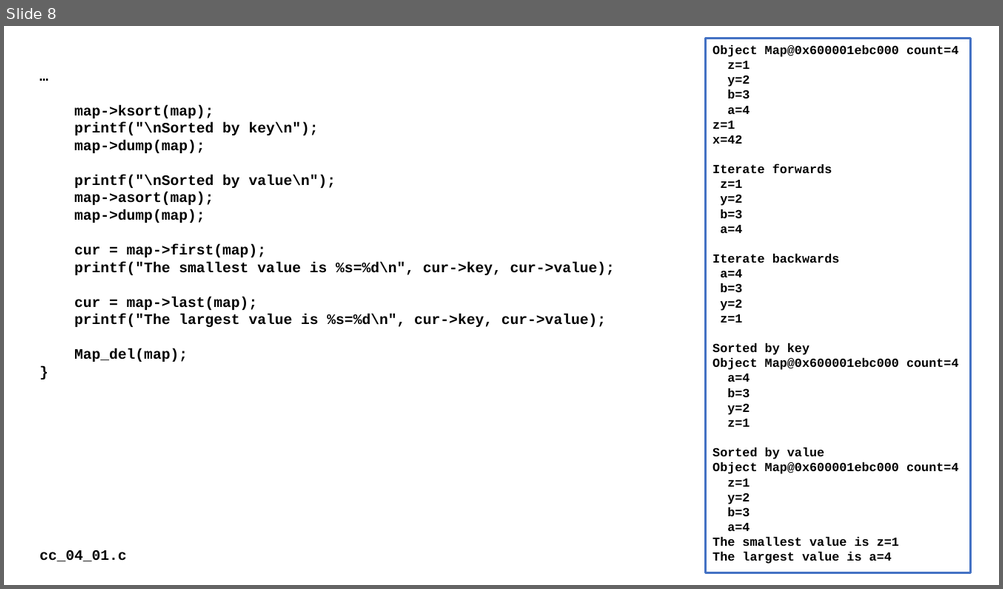
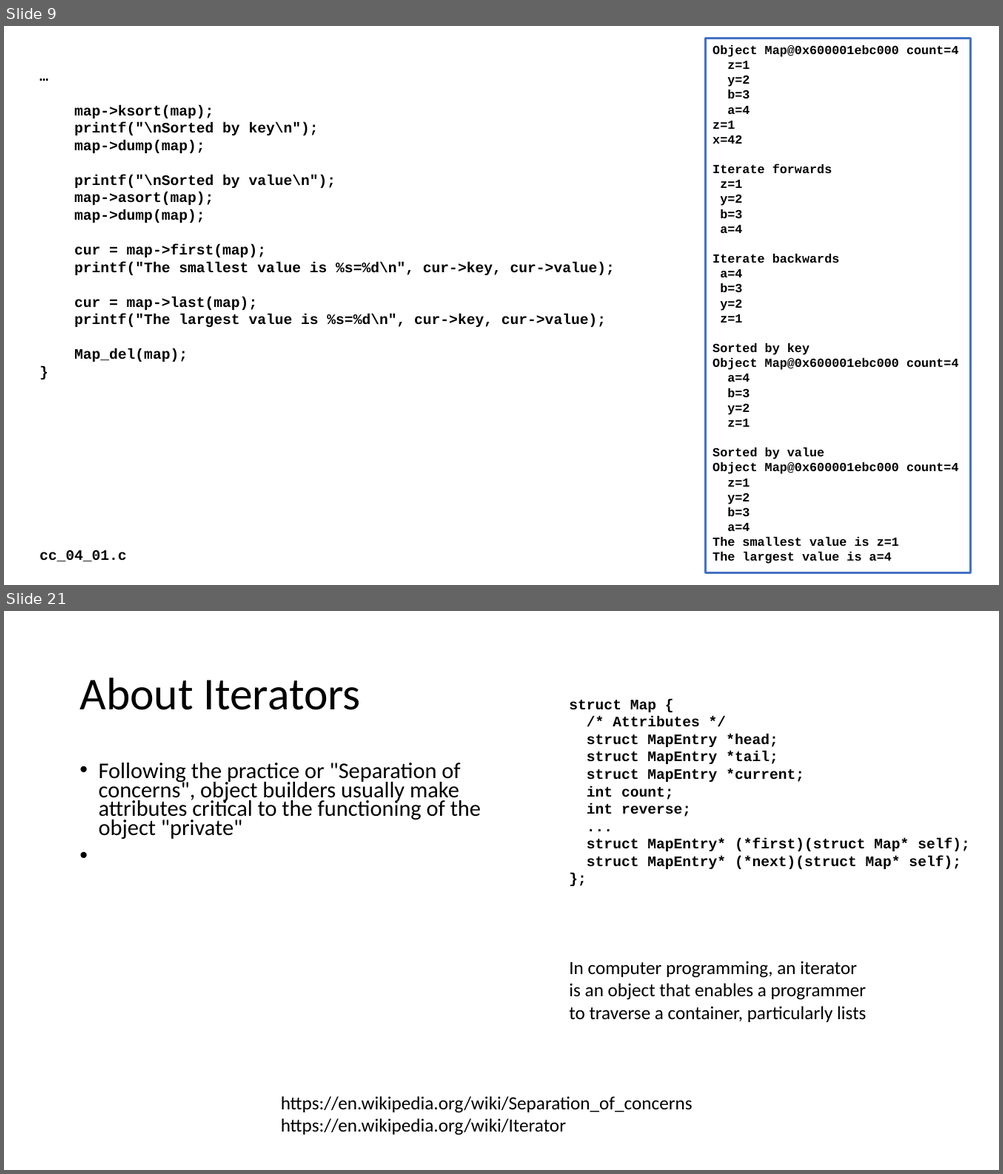
Before and after one commit to csev/cc4e, a slide deck: lectures/CC-04-Data-Structure.pptx. Shown one above the other, each under a label of ours: slide 8 before the commit, slides 9 and 21 after it; the slides between them are not shown. The pictures are 1003x589 and 1003x1174 pixels, drawn with LibreOffice and Linux fonts; fonts in the diff are those of the drawing. Boxes give left, top, right and bottom in pixels: in the first picture for what was removed or moved away, otherwise in the second. Text is boxed around its words. In the diff, an @@ line names an element or a change of style, - is before the commit and + after.

```diff
--- a/lectures/CC-04-Data-Structure.pptx
+++ b/lectures/CC-04-Data-Structure.pptx
@@ slide 21 added at (x1=4, y1=611, x2=999, y2=1170), background #FFFFFF @@
@@ title added at (x1=79, y1=678, x2=361, y2=710), 44 pt, text #000000 @@
+About Iterators
@@ text added at (x1=569, y1=700, x2=970, y2=869), 14 pt, text #000000, bold @@
+struct Map {
+/* Attributes */
+struct MapEntry *head;
+struct MapEntry *tail;
+struct MapEntry *current;
+int count;
+int reverse;
+...
+struct MapEntry* (*first)(struct Map* self);
+struct MapEntry* (*next)(struct Map* self);
+};
@@ text added at (x1=99, y1=763, x2=481, y2=840), 21.7 pt, text #000000 @@
+• Following the practice or "Separation of concerns", object builders usually make attributes critical to the functioning of the object "private"
@@ text added at (x1=569, y1=961, x2=866, y2=1022), 18 pt, text #000000 @@
+In computer programming, an iterator is an object that enables a programmer to traverse a container, particularly lists
@@ text added at (x1=281, y1=1096, x2=692, y2=1136), 18 pt, text #000000 @@
+https://en.wikipedia.org/wiki/Separation_of_concerns
+https://en.wikipedia.org/wiki/Iterator
@@ what was slide 8 is now slide 9 @@
```
Also in this commit, not shown: 3 slides changed, 13 other slides added.
